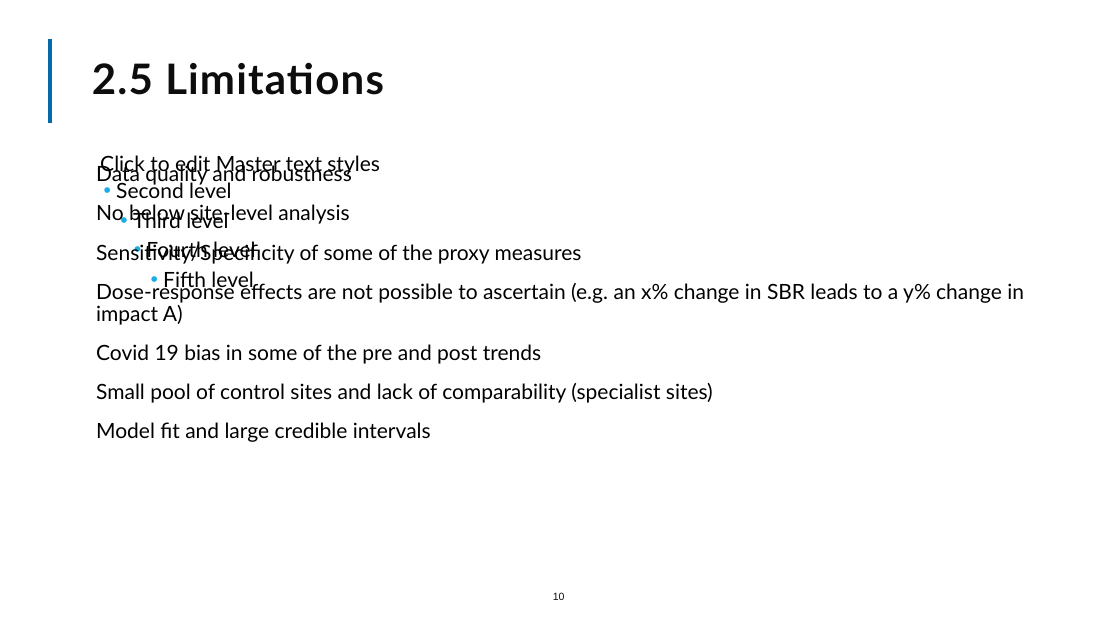
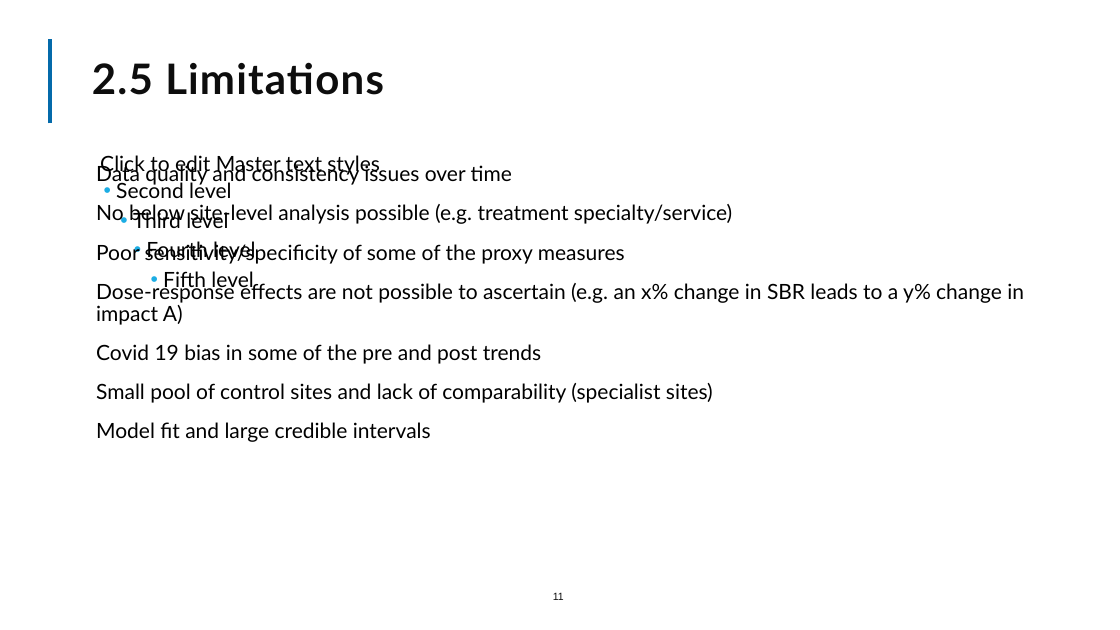
Before and after one commit to The-Strategy-Unit/nhp_sbr_impacts, a slide deck: slide 11 of NHP_SBR impacts_2024_summaryfinal.pptx (slide 10 before the commit). Drawn at 1120x630 pixels with LibreOffice and Linux fonts; fonts in the diff are those of the drawing; background and template pictures are left out. Boxes give left, top, right and bottom in pixels: in the first picture for what was removed or moved away, otherwise in the second. Text is boxed around its words. In the diff, an @@ line names an element or a change of style, - is before the commit and + after.

```diff
--- a/NHP_SBR impacts_2024_summaryfinal.pptx
+++ b/NHP_SBR impacts_2024_summaryfinal.pptx
@@ text at bbox=[96, 163, 732, 264]: text changed @@
-  Data quality and robustness
-  No below site-level analysis
-  Sensitivity/Specificity of some of the proxy measures
+  Data quality and consistency issues over time
+  No below site-level analysis possible (e.g. treatment specialty/service)
+  Poor sensitivity/specificity of some of the proxy measures
@@ page number at bbox=[553, 593, 564, 600]: text changed @@
-10
+11
```
Also in this commit, not shown: 9 other slides changed, 2 slides added, 1 slide removed, 4 other files.
